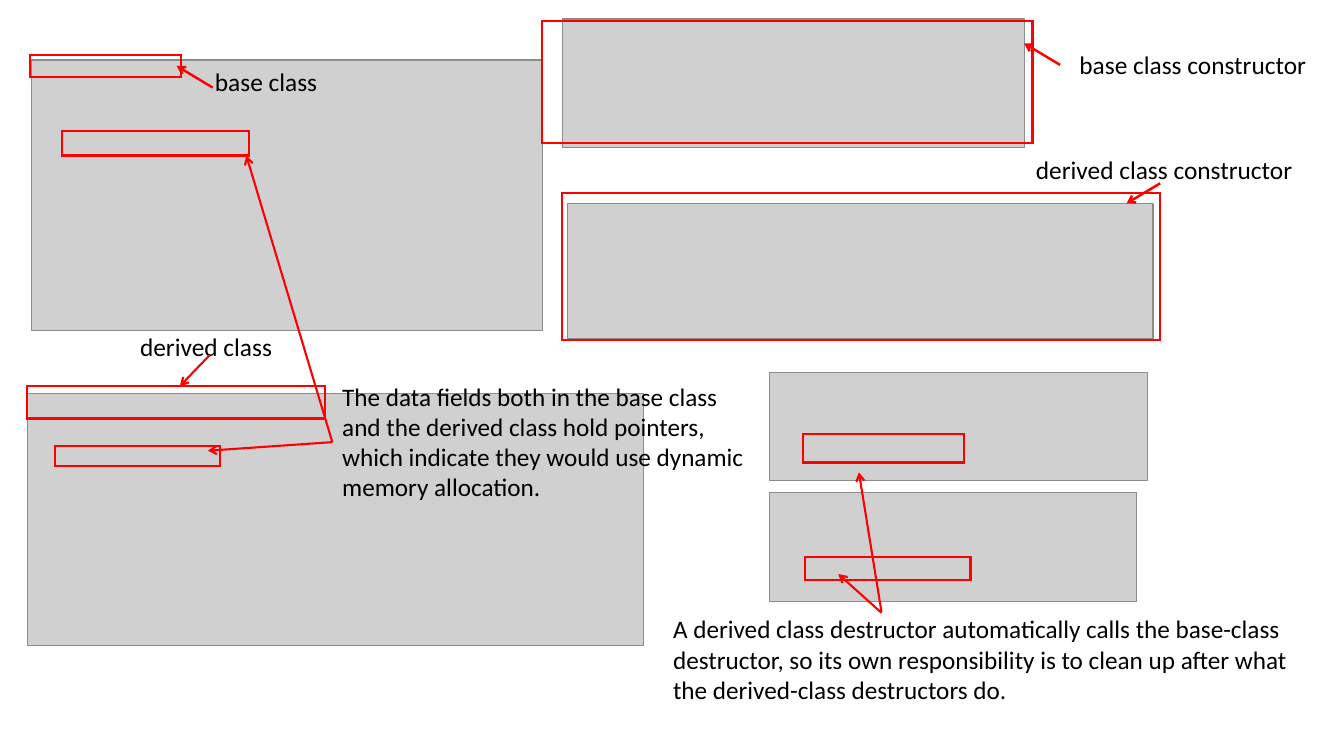
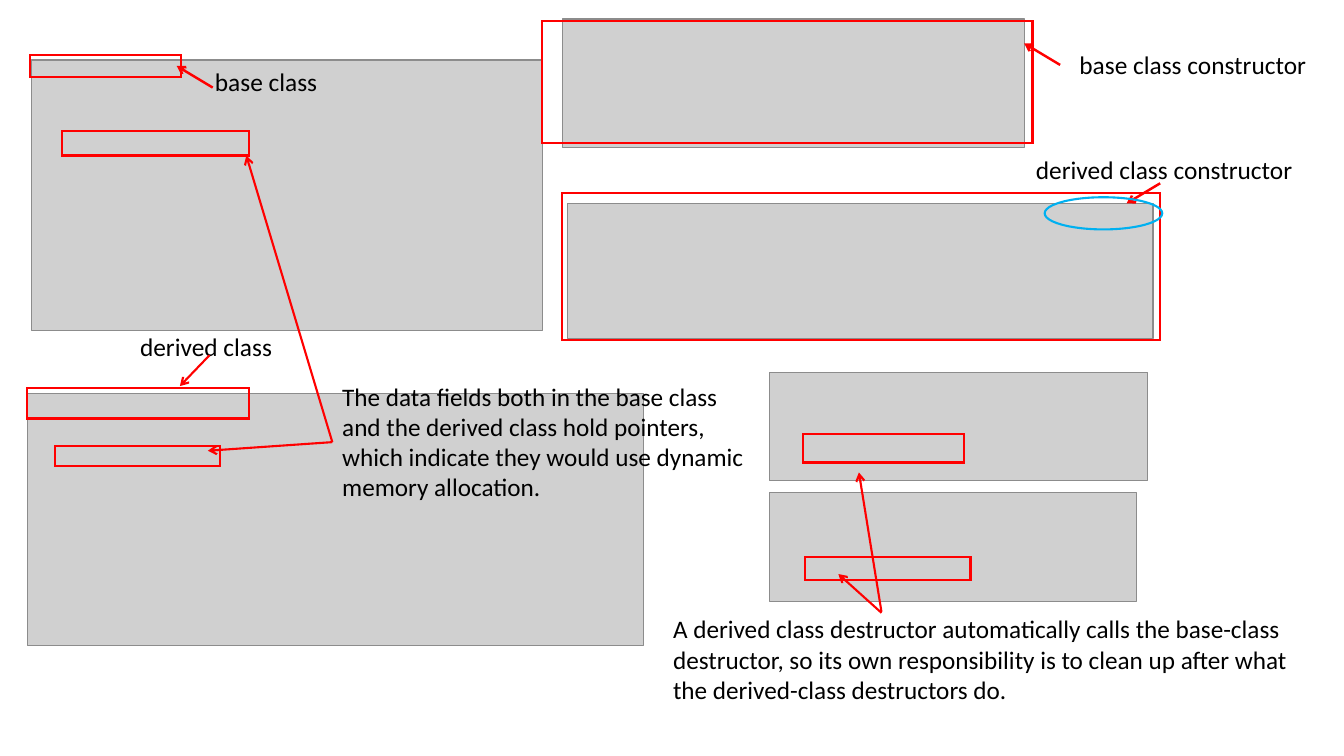
Before and after one commit to ShiqiYu/CPP, a slide deck: slide 13 of week12/Lab12.pptx (slide 14 before the commit). Drawn at 1344x756 pixels with LibreOffice and Linux fonts; fonts in the diff are those of the drawing; grey boxes stand for pictures; background and template pictures are left out. Boxes give left, top, right and bottom in pixels: in the first picture for what was removed or moved away, otherwise in the second. Text is boxed around its words. In the diff, an @@ line names an element or a change of style, - is before the commit and + after.

```diff
--- a/week12/Lab12.pptx
+++ b/week12/Lab12.pptx
@@ ellipse added at [1045,198,1163,230], outline #00B0F0 1.5 pt @@
@@ rectangle: place and size @@
-rectangle at [27,386,325,418]
+rectangle at [27,388,249,419]
```
Also in this commit, not shown: 7 other slides changed, 4 slides added, 6 slides removed, 5 other files.
